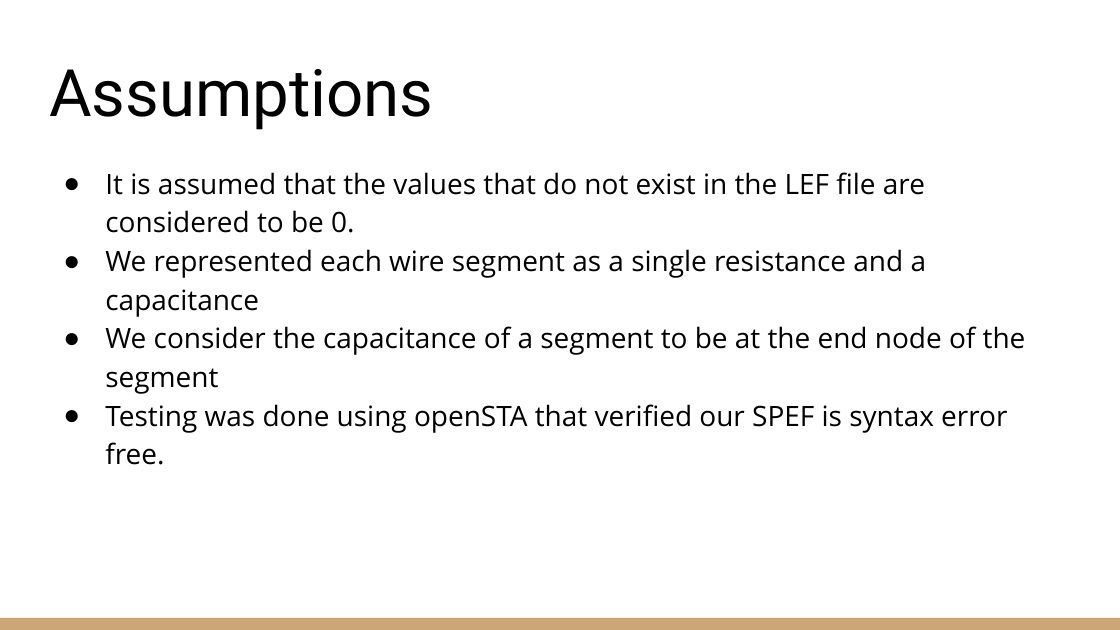
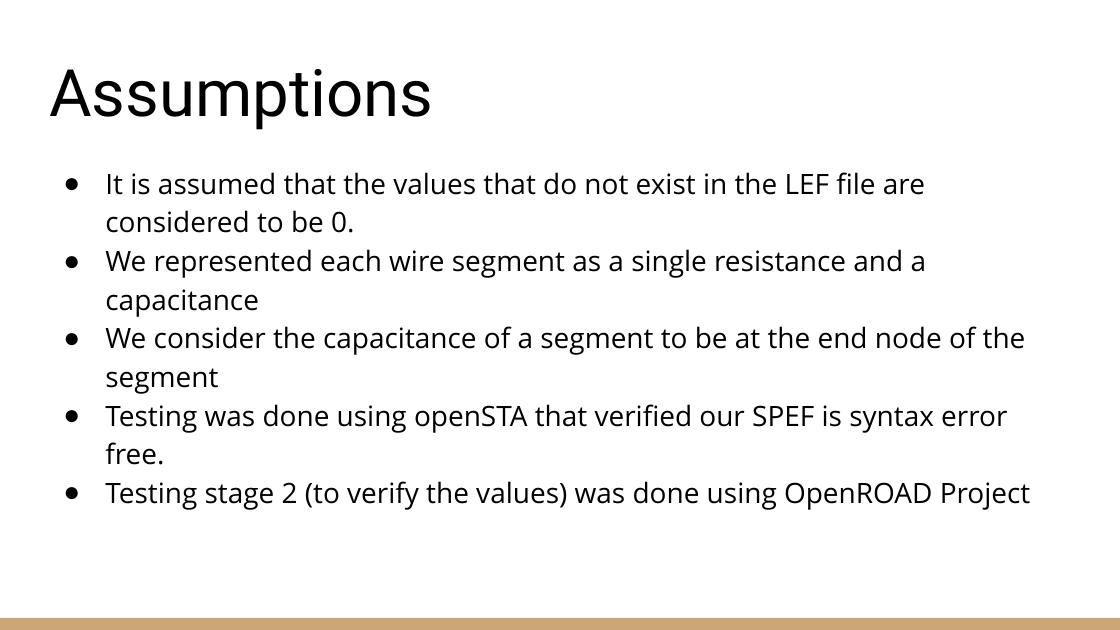
Before and after one commit to eedxwang/SPEF-Extractor, a slide deck: slide 16 of Presentation/SPEF Extractor MS2.pptx. Drawn at 1120x630 pixels with LibreOffice and Linux fonts; fonts in the diff are those of the drawing. Boxes give left, top, right and bottom in pixels: in the first picture for what was removed or moved away, otherwise in the second. Text is boxed around its words. In the diff, an @@ line names an element or a change of style, - is before the commit and + after.

```diff
--- a/Presentation/SPEF Extractor MS2.pptx
+++ b/Presentation/SPEF Extractor MS2.pptx
@@ text at (105,481,1031,510): paragraph added @@
+● Testing stage 2 (to verify the values) was done using OpenROAD Project
```
Also in this commit, not shown: 1 other slide changed, 2 slides added.
